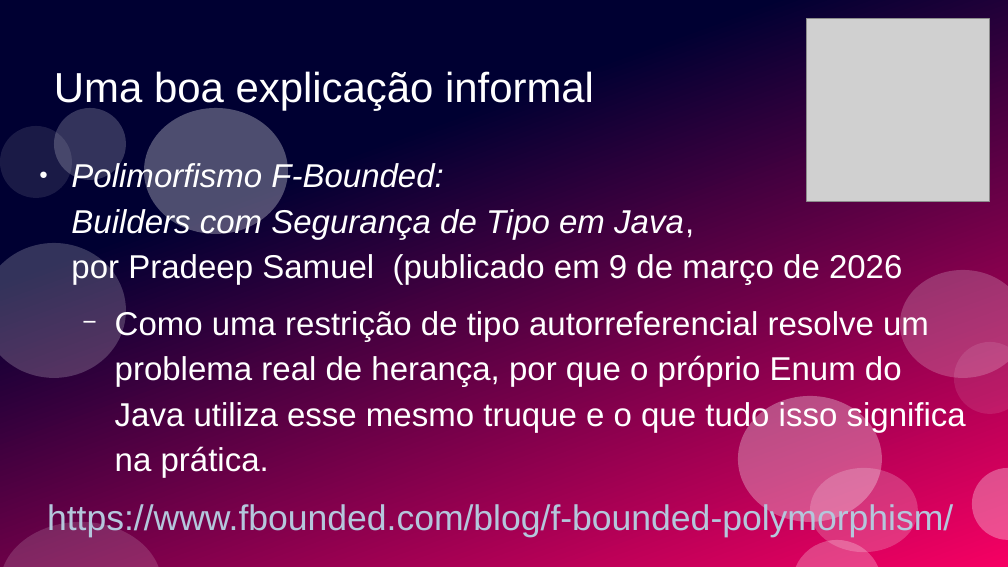
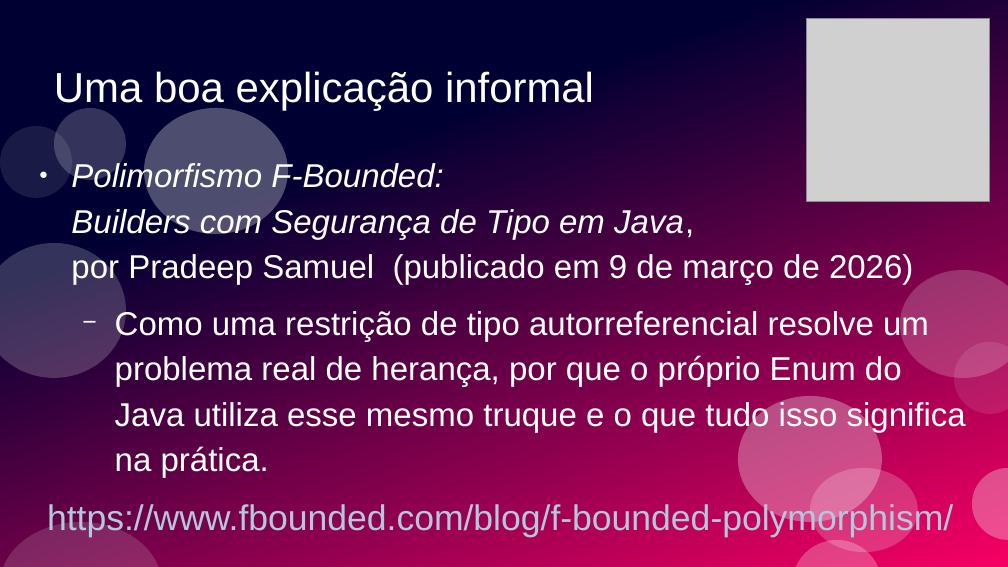
Before and after one commit to ramalho/sets-in-go, a slide deck: slide 59 of conj-em-go1_28.odp (slide 56 before the commit). Drawn at 1008x567 pixels with LibreOffice and Linux fonts; fonts in the diff are those of the drawing; grey boxes stand for pictures. Boxes give left, top, right and bottom in pixels: in the first picture for what was removed or moved away, otherwise in the second. Text is boxed around its words. In the diff, an @@ line names an element or a change of style, - is before the commit and + after.

```diff
--- a/conj-em-go1_28.odp
+++ b/conj-em-go1_28.odp
@@ text at (x1=71, y1=161, x2=913, y2=285): text changed @@
-● Polimorfismo F-Bounded:
-  Builders com Segurança de Tipo em Java,
-  por Pradeep Samuel (publicado em 9 de março de 2026
+● Polimorfismo F-Bounded:
+  Builders com Segurança de Tipo em Java,
+  por Pradeep Samuel (publicado em 9 de março de 2026)
```
Also in this commit, not shown: 35 other slides changed, 5 slides added, 3 slides removed, 1 other file.
